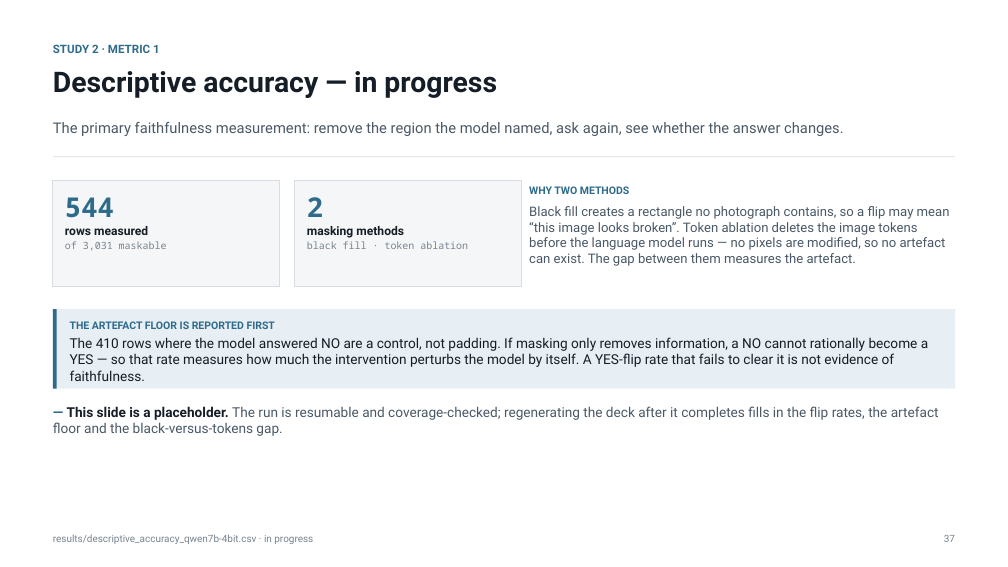
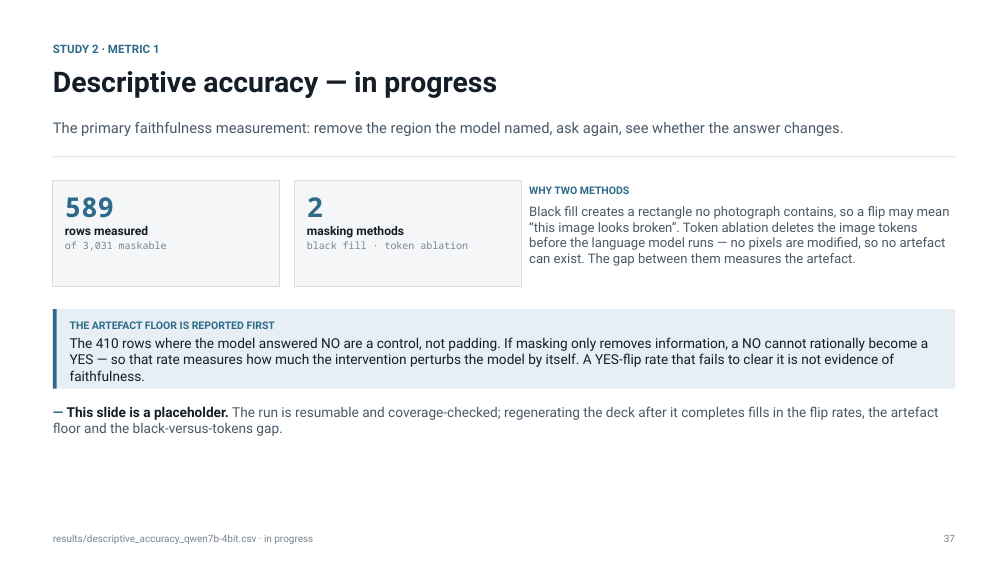
Before and after one commit to kamrul28890/Explainable-AI-for-CM, a slide deck: slide 37 of deck/Construction-VLM-XAI.pptx. Drawn at 1008x567 pixels with LibreOffice and Linux fonts; fonts in the diff are those of the drawing. Boxes give left, top, right and bottom in pixels: in the first picture for what was removed or moved away, otherwise in the second. Text is boxed around its words. In the diff, an @@ line names an element or a change of style, - is before the commit and + after.

```diff
--- a/deck/Construction-VLM-XAI.pptx
+++ b/deck/Construction-VLM-XAI.pptx
@@ text at [65, 197, 114, 218]: text changed @@
-544
+589
```
Also in this commit, not shown: 1 other slide changed, 1 other file.
